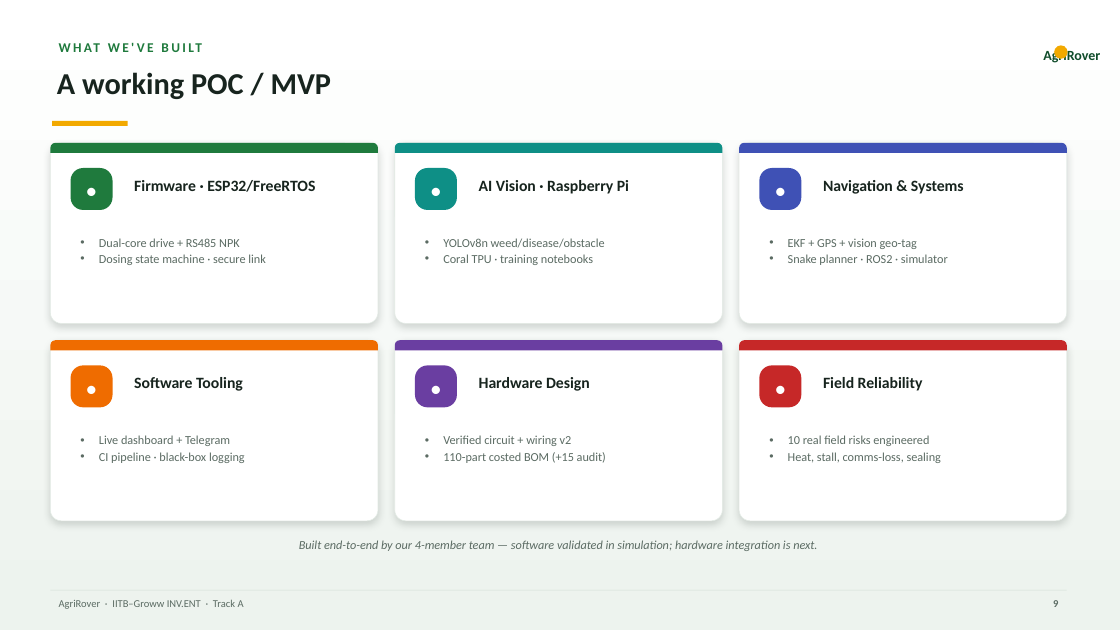
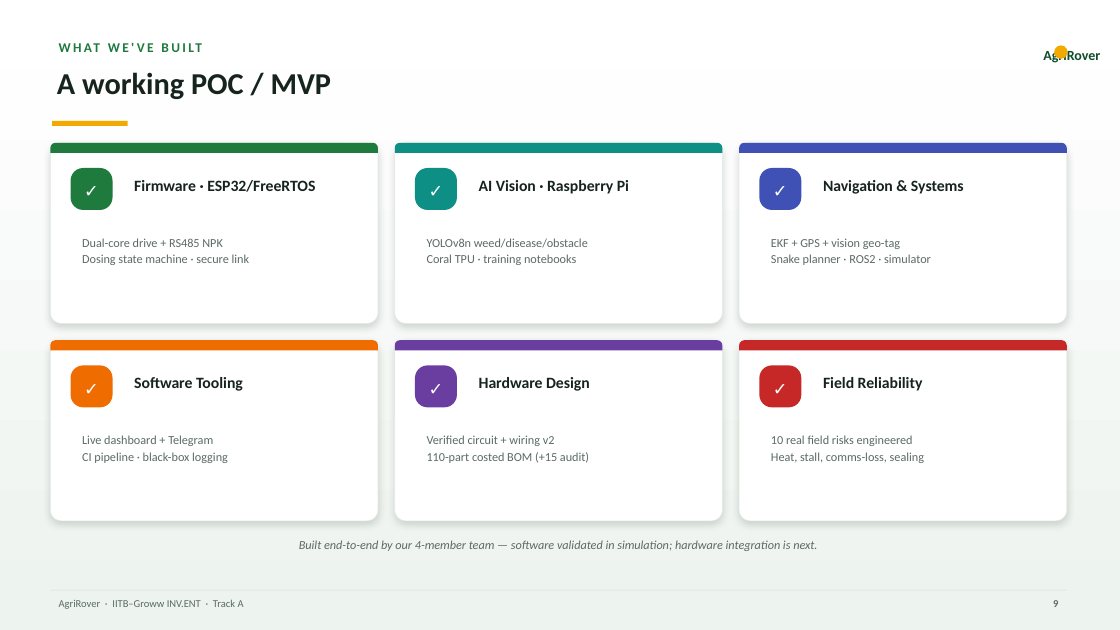
Before and after one commit to aman123825/agrobot, a slide deck: slide 9 of AgriRover_GrowwxIITB.pptx. Drawn at 1120x630 pixels with LibreOffice and Linux fonts; fonts in the diff are those of the drawing. Boxes give left, top, right and bottom in pixels: in the first picture for what was removed or moved away, otherwise in the second. Text is boxed around its words. In the diff, an @@ line names an element or a change of style, - is before the commit and + after.

```diff
--- a/AgriRover_GrowwxIITB.pptx
+++ b/AgriRover_GrowwxIITB.pptx
@@ text at (71, 170, 113, 212): text changed @@
-●
+✓
@@ text at (415, 170, 457, 212): text changed @@
-●
+✓
@@ text at (760, 170, 802, 212): text changed @@
-●
+✓
@@ text at (71, 367, 113, 409): text changed @@
-●
+✓
@@ text at (415, 367, 457, 409): text changed @@
-●
+✓
@@ text at (760, 367, 802, 409): text changed @@
-●
+✓
@@ bullet • to none in 6 elements at (82, 238, 250, 265), (427, 238, 588, 265), (771, 238, 931, 265), (82, 435, 228, 463), (427, 435, 589, 463), (771, 435, 924, 463) @@
```
Also in this commit, not shown: 9 other slides changed.
